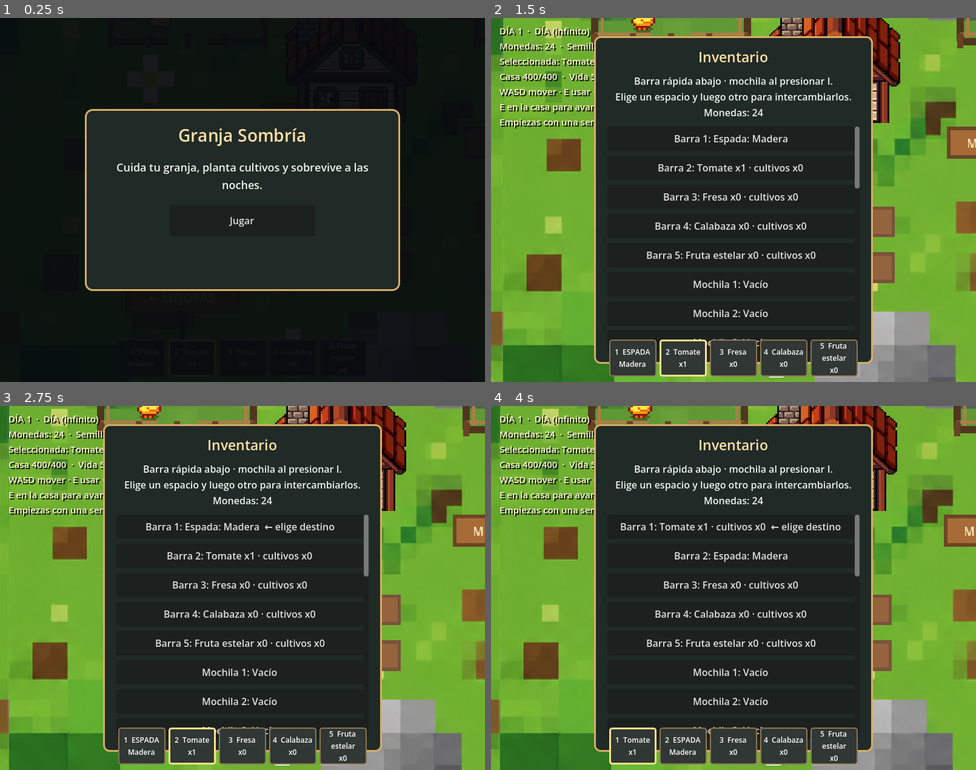
Above: before the commit, frames 1-4 (two rows, left to right).
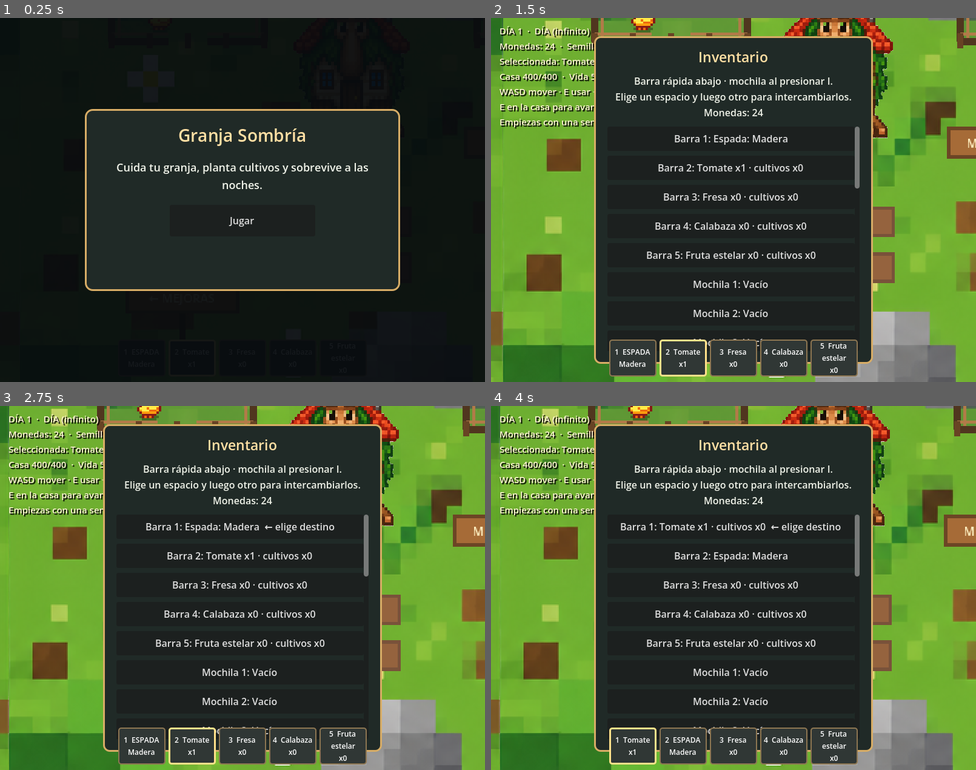
Above: after the commit, the same moments.

Repository: jisaac798/Haven-Project
Game: Godot game, scene res://Main.tscn
Same seed, same stepped clock (60 frames per second), same inputs: the game is played once before the commit and once after it.
Inputs:
- Up to frame 1 (0.25 s): no input
- Up to frame 2 (1.5 s): click "Jugar" at 0.5 s; tap Enter at 1.25 s; hold Right (ui_right) from 1.28 s (still down); tap I at 1.35 s
- Up to frame 3 (2.75 s): tap Space at 1.52 s; release Right (ui_right) at 2 s; click "Barra 1: Espada: Madera" at 2 s
- Up to frame 4 (4 s): click "Barra 2: Tomate x1 · cultivos…" at 2.75 s; click "Barra 1: Tomate x1 · cultivos…" at 3.5 s

The runs differ from the first frame. In frame 2, 2.3% of the frame differs, in the area x 57-85%, y 0-33%; in frame 3, 2.1%; in frame 4, 2.1%.

Commit message:
agregado brainrot

Diff:
--- a/main.gd
+++ b/main.gd
@@ -65,6 +65,7 @@
 var shop_sprite: Texture2D
 var orc_walk: Texture2D
 var soldier_walk: Texture2D
+var brainrot_sheet: Texture2D
 var chicken_sprite: Texture2D
 var grass_texture: Texture2D
 var road_tile_texture: Texture2D
@@ -469,7 +470,7 @@
 		if ResourceLoader.exists(p): walk_frames.append(load(p))
 	farm_sheet = load("res://assets/Objects/Spring Crops.png")
 	sword_texture = load("res://assets/Objects/Espadas.png")
-	house_sprite = load("res://assets/Objects/House_03.png")
+	house_sprite = _load_keyed_texture("res://assets/Objects/Casita.png")
 	tree_sprite = load("res://assets/Objects/Maple Tree_01.png")
 	fence_sprite = load("res://assets/Objects/Fence's copiar_01.png")
 	road_sprite = load("res://assets/Objects/Road copiar_01.png")
@@ -477,8 +478,23 @@
 	shop_sprite = load("res://assets/Shop/merchant.png")
 	orc_walk = load("res://assets/Enemies/Orc_Walk.png")
 	soldier_walk = load("res://assets/Enemies/Soldier_Walk.png")
+	brainrot_sheet = _load_keyed_texture("res://assets/Enemies/Brainrot.png")
 	chicken_sprite = load("res://assets/Farm Animals/Baby Chicken Yellow_01.png")
 	grass_texture = load("res://assets/Objects/Grass Mundo.png")
+
+func _load_keyed_texture(path: String) -> Texture2D:
+	var image := Image.load_from_file(path)
+	if image == null: return null
+	# El archivo original es RGB; se convierte a RGBA antes de modificar transparencia.
+	image.convert(Image.FORMAT_RGBA8)
+	# El sprite entregado tiene fondo blanco; se conserva el dibujo y se vuelve transparente sólo ese fondo.
+	for y in range(image.get_height()):
+		for x in range(image.get_width()):
+			var pixel := image.get_pixel(x, y)
+			if pixel.r > 0.94 and pixel.g > 0.94 and pixel.b > 0.94:
+				pixel.a = 0.0
+				image.set_pixel(x, y, pixel)
+	return ImageTexture.create_from_image(image)
 
 func _sample_path(points: Array, spacing: float) -> PackedVector2Array:
 	var samples := PackedVector2Array()
@@ -944,7 +960,7 @@
 	depth_items.sort_custom(func(a, b): return float(a["depth"]) < float(b["depth"]))
 	for drawable in depth_items:
 		if drawable.kind == "house":
-			if house_sprite: draw_texture_rect(house_sprite, Rect2(HOUSE_POS - Vector2(60, 70), Vector2(120, 143)), false)
+			if house_sprite: draw_texture_rect(house_sprite, Rect2(HOUSE_POS - Vector2(110, 125), Vector2(220, 250)), false)
 		elif drawable.kind == "tree":
 			var tree: Dictionary = drawable.item
 			if tree_sprite: draw_texture_rect(tree_sprite, Rect2(tree.pos - Vector2(18, 25) * tree.scale, Vector2(36, 50) * tree.scale), false)
@@ -953,9 +969,14 @@
 		else:
 			var enemy: Dictionary = drawable.item
 			var pos: Vector2 = enemy.pos
-			var enemy_texture: Texture2D = orc_walk if enemy.kind in ["orc", "tung", "67"] else soldier_walk
+			var enemy_texture: Texture2D = brainrot_sheet if brainrot_sheet else (orc_walk if enemy.kind in ["orc", "tung", "67"] else soldier_walk)
 			var frame := int(Time.get_ticks_msec() / 150) % 8
-			if enemy_texture: draw_texture_rect_region(enemy_texture, Rect2(pos - Vector2(72, 98), Vector2(144, 196)), Rect2(frame * 100, 0, 100, 100))
+			var brainrot_row := 0
+			if enemy.kind == "soldier" or enemy.kind == "tung": brainrot_row = 1
+			elif enemy.kind == "67": brainrot_row = 2
+			var source := Rect2(frame * 158, [140, 500, 860][brainrot_row], 158, [295, 270, 265][brainrot_row]) if brainrot_sheet else Rect2(frame * 100, 0, 100, 100)
+			var size := Vector2(56, 84) if brainrot_sheet else Vector2(144, 196)
+			if enemy_texture: draw_texture_rect_region(enemy_texture, Rect2(pos - size / 2, size), source)
 			else: draw_circle(pos, 33, Color("090d17"))
 			if enemy.kind == "tung": draw_string(ThemeDB.fallback_font, pos + Vector2(-31, -100), "TUNG", HORIZONTAL_ALIGNMENT_LEFT, -1, 12, Color("f2ccaa"))
 			elif enemy.kind == "67": draw_string(ThemeDB.fallback_font, pos + Vector2(-11, -100), "67", HORIZONTAL_ALIGNMENT_LEFT, -1, 15, Color("ffffff"))
Binary file added: assets/Enemies/Brainrot.png
Not shown, added: assets/Enemies/Brainrot.png.import
Binary file added: assets/Objects/Casita.png
Not shown, added: assets/Objects/Casita.png.import
